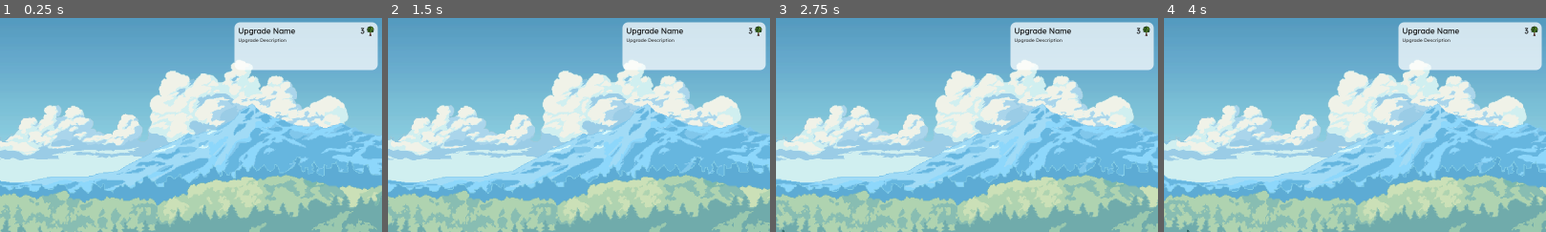
Above: before the commit, frames 1-4 (left to right).
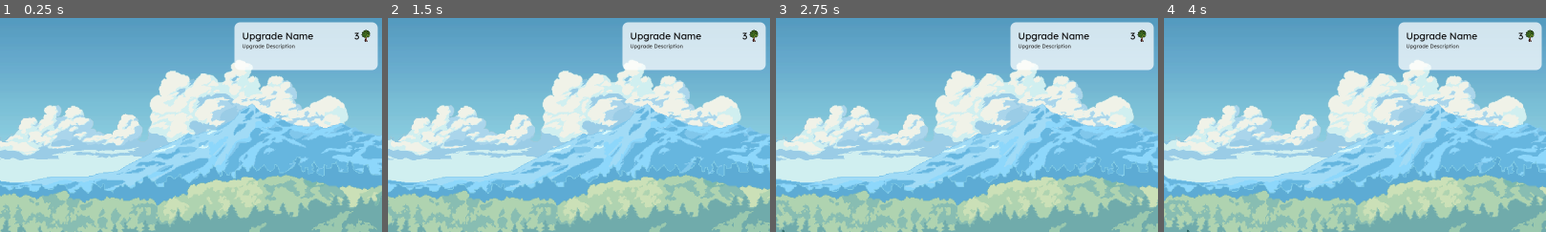
Above: after the commit, the same moments.

Repository: CallumB04/tree-clicker
Game: Godot game, scene res://Scenes/Game.tscn
Two runs of this game, one before a commit and one after it. Both use one fixed random seed, a clock stepped at 60 frames per second and the inputs below.
Inputs (mouse positions are % of the whole screen's width and height, from its top left):
- Up to frame 1 (0.25 s): no input
- Up to frame 2 (1.5 s): click (50, 93) at 0.5 s; click (50, 93) at 1.25 s
- Up to frame 3 (2.75 s): click (50, 93) at 2 s
- Up to frame 4 (4 s): no input
The pictures show only the part of the screen within x 48-98%, y 0-50%; the shares and areas given below are measured in that part.

The runs differ from the first frame. In frame 1, 1.1% of the frame differs, in the area x 62-98%, y 3-15%; in frame 2, 1.1%; in frame 3, 1.1%; in frame 4, 1.1%.

Commit message:
feat: improve upgrade design

Diff:
--- a/Scenes/upgrade.tscn
+++ b/Scenes/upgrade.tscn
@@ -10,16 +10,16 @@
 corner_radius_bottom_left = 12
 
 [node name="Upgrade" type="PanelContainer"]
-offset_right = 300.0
-offset_bottom = 100.0
+offset_right = 420.0
+offset_bottom = 73.0
 theme_override_styles/panel = SubResource("StyleBoxFlat_f5ow3")
 
 [node name="MarginContainer" type="MarginContainer" parent="."]
 layout_mode = 2
-theme_override_constants/margin_left = 8
-theme_override_constants/margin_top = 8
-theme_override_constants/margin_right = 8
-theme_override_constants/margin_bottom = 8
+theme_override_constants/margin_left = 16
+theme_override_constants/margin_top = 16
+theme_override_constants/margin_right = 16
+theme_override_constants/margin_bottom = 16
 
 [node name="VBoxContainer" type="VBoxContainer" parent="MarginContainer"]
 layout_mode = 2
@@ -34,6 +34,7 @@
 size_flags_horizontal = 2
 size_flags_vertical = 0
 theme_override_colors/font_color = Color(0.054902, 0.054902, 0.054902, 1)
+theme_override_font_sizes/font_size = 20
 text = "Upgrade Name"
 
 [node name="HBoxContainer" type="HBoxContainer" parent="MarginContainer/VBoxContainer/HBoxContainer"]
@@ -44,10 +45,12 @@
 size_flags_horizontal = 8
 size_flags_vertical = 0
 theme_override_colors/font_color = Color(0.054902, 0.054902, 0.054902, 1)
+theme_override_font_sizes/font_size = 20
 text = "3"
 
 [node name="TextureRect" type="TextureRect" parent="MarginContainer/VBoxContainer/HBoxContainer/HBoxContainer"]
-custom_minimum_size = Vector2(15, 21)
+clip_contents = true
+custom_minimum_size = Vector2(18, 0)
 layout_mode = 2
 texture = ExtResource("1_47it6")
 expand_mode = 1
@@ -58,5 +61,5 @@
 size_flags_horizontal = 2
 size_flags_vertical = 0
 theme_override_colors/font_color = Color(0.2, 0.2, 0.2, 1)
-theme_override_font_sizes/font_size = 10
+theme_override_font_sizes/font_size = 11
 text = "Upgrade Description"
